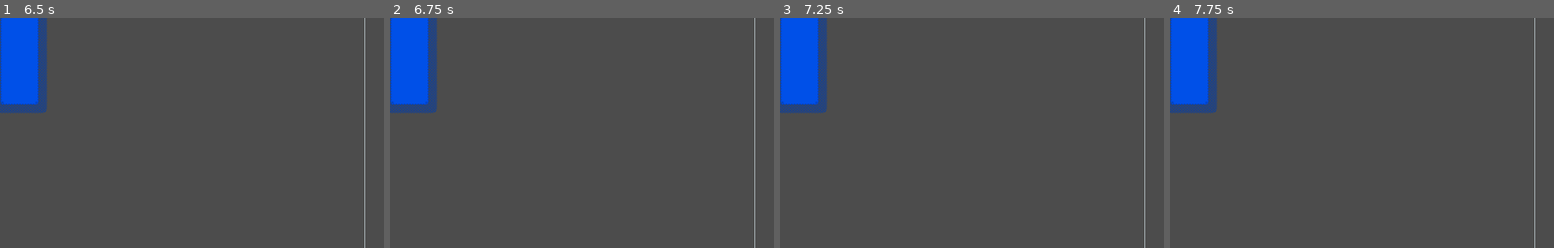
Above: before the commit, frames 1-4 (left to right).
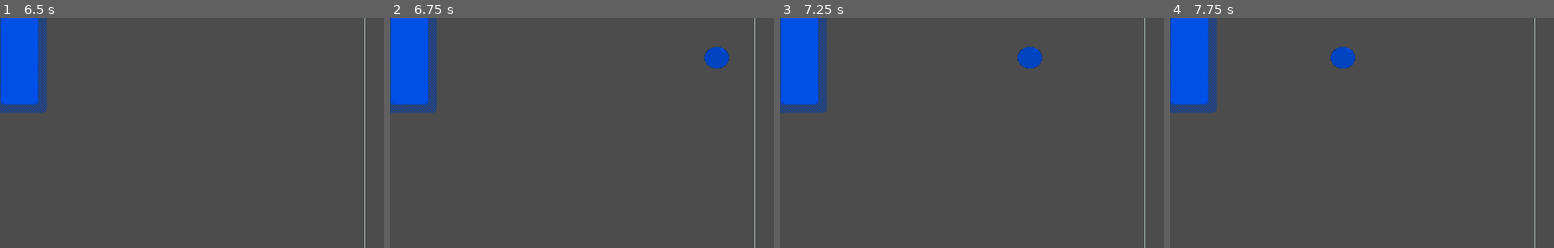
Above: after the commit, the same moments.

Repository: UnknownRori/gd-pong
Game: Godot game, scene res://scene/main.tscn
Same seed, same stepped clock (60 frames per second), same inputs: the game is played once before the commit and once after it.
Inputs:
- Up to frame 1 (6.5 s): no input
- Up to frame 2 (6.75 s): no input
- Up to frame 3 (7.25 s): no input
- Up to frame 4 (7.75 s): no input
The pictures show only the part of the screen within x 2-52%, y 40-90%; the shares and areas given below are measured in that part.

Frame 1 is identical in both runs. In frame 2, 0.5% of the frame differs, in the area x 81-89%, y 12-23%; in frame 3, 0.5%; in frame 4, 0.5%.

Commit message:
enable ball reset

Diff:
--- a/scene/wall.tscn
+++ b/scene/wall.tscn
@@ -11,3 +11,5 @@
 [node name="CollisionShape2D" type="CollisionShape2D" parent="."]
 position = Vector2( -5, 300 )
 shape = SubResource( 1 )
+
+[connection signal="area_entered" from="." to="." method="_on_Area2D_area_entered"]
--- a/src/wall.gd
+++ b/src/wall.gd
@@ -5,3 +5,9 @@
 
 func _process(delta):
    pass
+
+
+func _on_Area2D_area_entered(area: Area2D) -> void:
+    if area.name == "Ball":
+        area.reset()
+    pass
